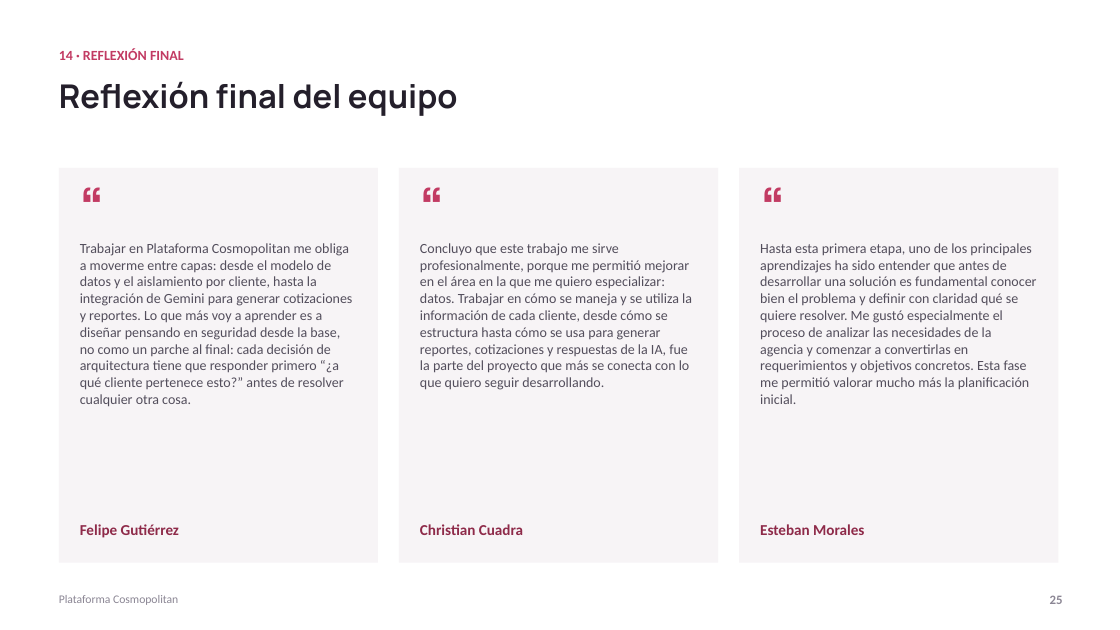
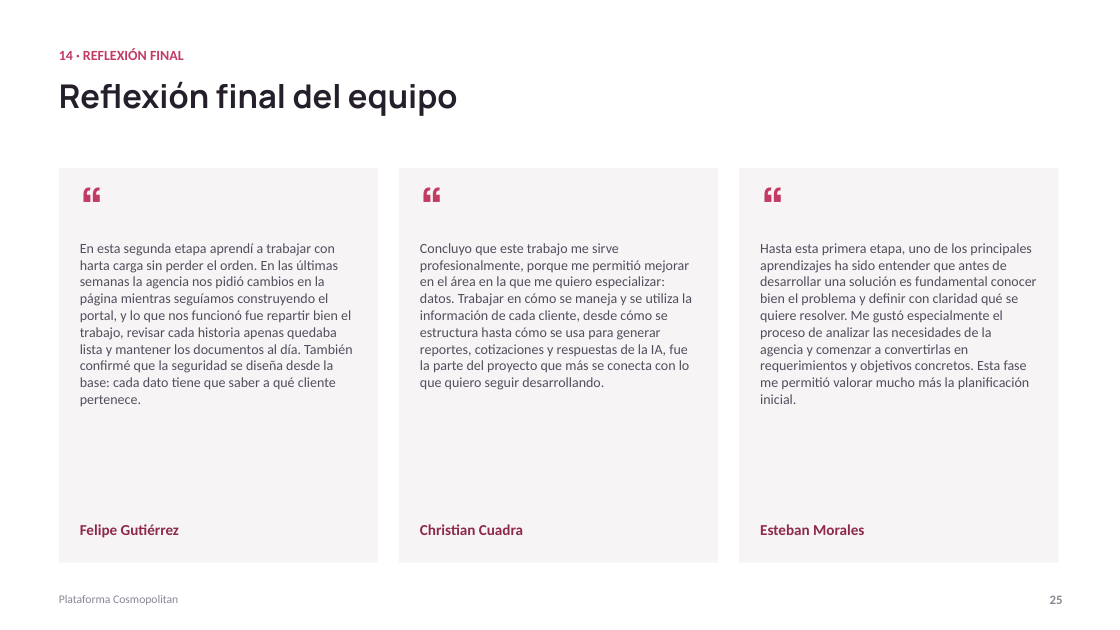
Before and after one commit to ChristianCuadra/capstone, a slide deck: slide 25 of Fase 2/Evidencias Proyecto/Presentación Proyecto.pptx. Drawn at 1120x630 pixels with LibreOffice and Linux fonts; fonts in the diff are those of the drawing. Boxes give left, top, right and bottom in pixels: in the first picture for what was removed or moved away, otherwise in the second. Text is boxed around its words. In the diff, an @@ line names an element or a change of style, - is before the commit and + after.

Commit message:
Presentación: reflexión final de Felipe actualizada a la etapa actual

```diff
--- a/Fase 2/Evidencias Proyecto/Presentación Proyecto.pptx
+++ b/Fase 2/Evidencias Proyecto/Presentación Proyecto.pptx
@@ text at box(80, 243, 352, 406): text changed @@
-Trabajar en Plataforma Cosmopolitan me obliga a moverme entre capas: desde el modelo de datos y el aislamiento por cliente, hasta la integración de Gemini para generar cotizaciones y reportes. Lo que más voy a aprender es a diseñar pensando en seguridad desde la base, no como un parche al final: cada decisión de arquitectura tiene que responder primero “¿a qué cliente pertenece esto?” antes de resolver cualquier otra cosa.
+En esta segunda etapa aprendí a trabajar con harta carga sin perder el orden. En las últimas semanas la agencia nos pidió cambios en la página mientras seguíamos construyendo el portal, y lo que nos funcionó fue repartir bien el trabajo, revisar cada historia apenas quedaba lista y mantener los documentos al día. También confirmé que la seguridad se diseña desde la base: cada dato tiene que saber a qué cliente pertenece.
```
